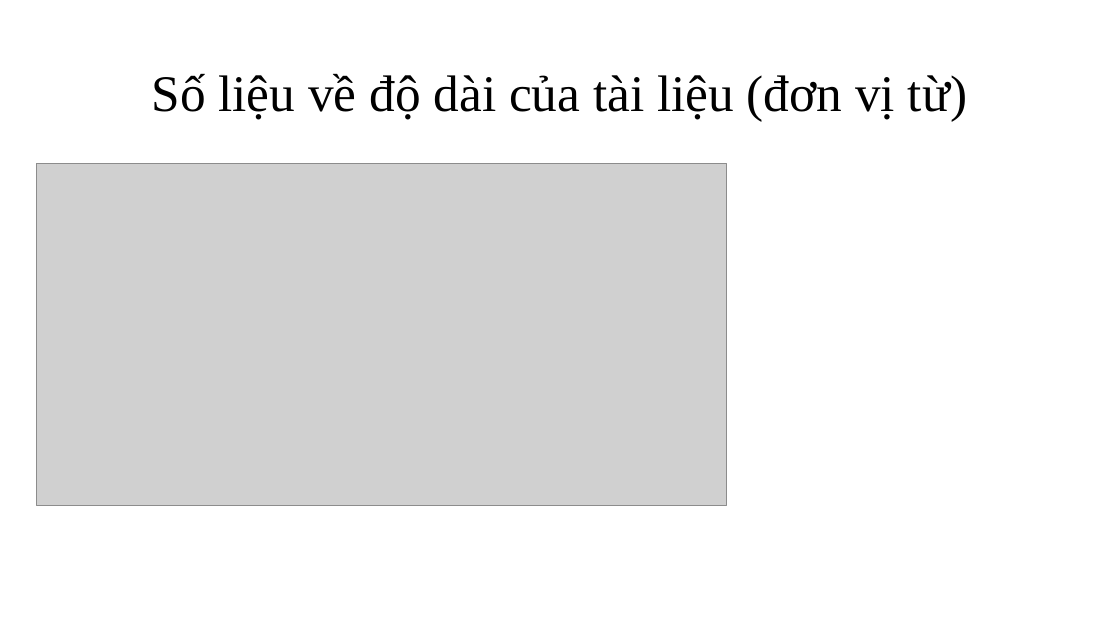
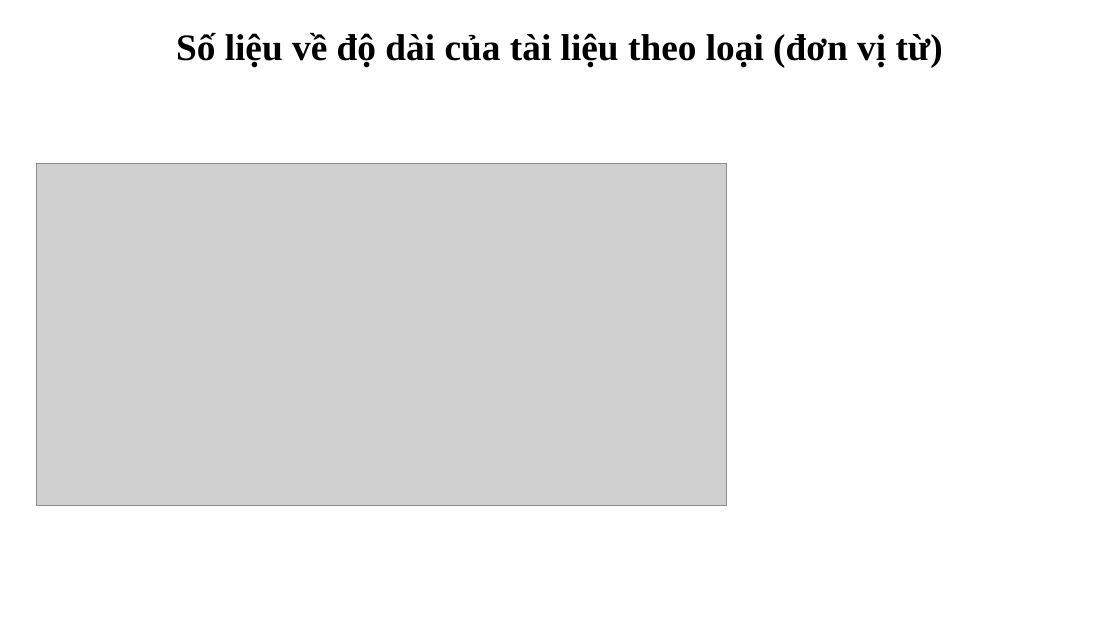
Before and after one commit to ngovanuc/Vietnamese_History_Chatbot, a slide deck: slide 12 of documents/slide bao cao.pptx. Drawn at 1120x630 pixels with LibreOffice and Linux fonts; fonts in the diff are those of the drawing; grey boxes stand for pictures. Boxes give left, top, right and bottom in pixels: in the first picture for what was removed or moved away, otherwise in the second. Text is boxed around its words. In the diff, an @@ line names an element or a change of style, - is before the commit and + after.

```diff
--- a/documents/slide bao cao.pptx
+++ b/documents/slide bao cao.pptx
@@ title at bbox=[176, 32, 943, 67]: text changed; size 44 to 32 pt; bold on @@
-Số liệu về độ dài của tài liệu (đơn vị từ)
+Số liệu về độ dài của tài liệu theo loại (đơn vị từ)
```
Also in this commit, not shown: 37 other slides changed, 4 slides added, 4 slides removed.
